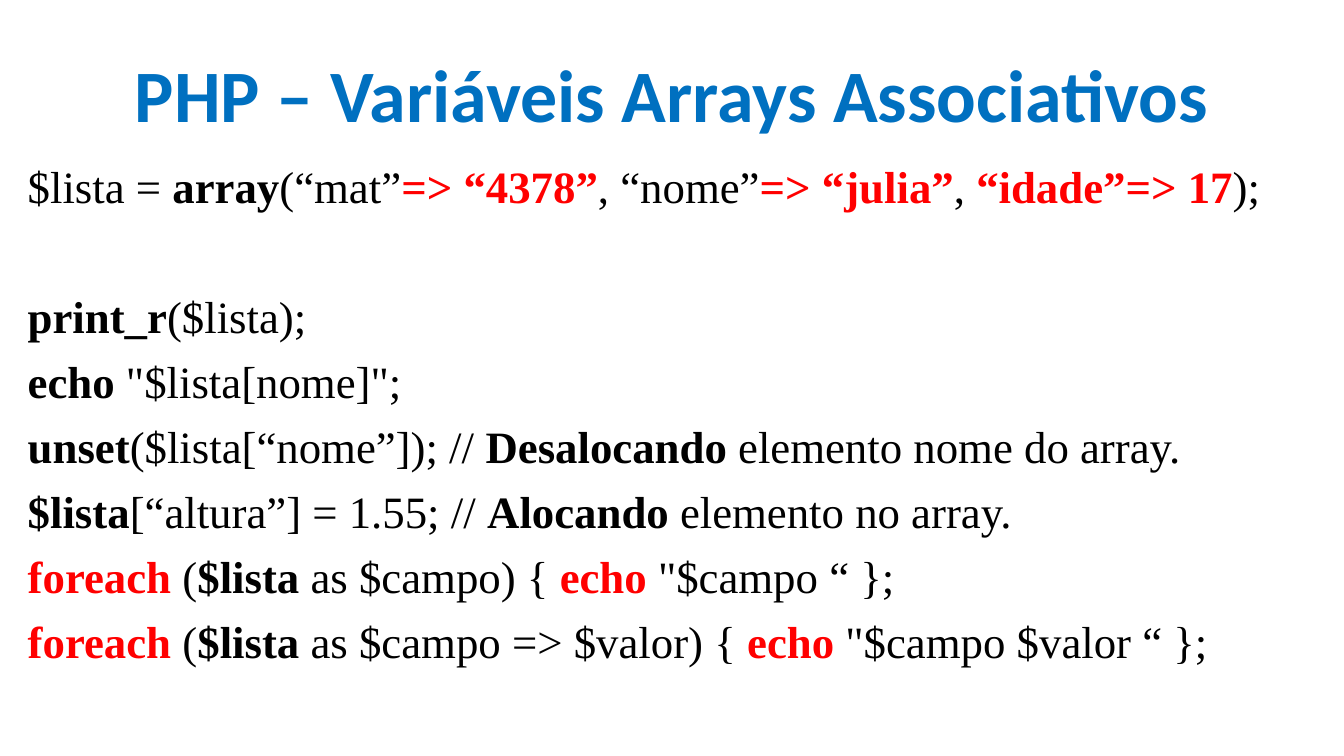
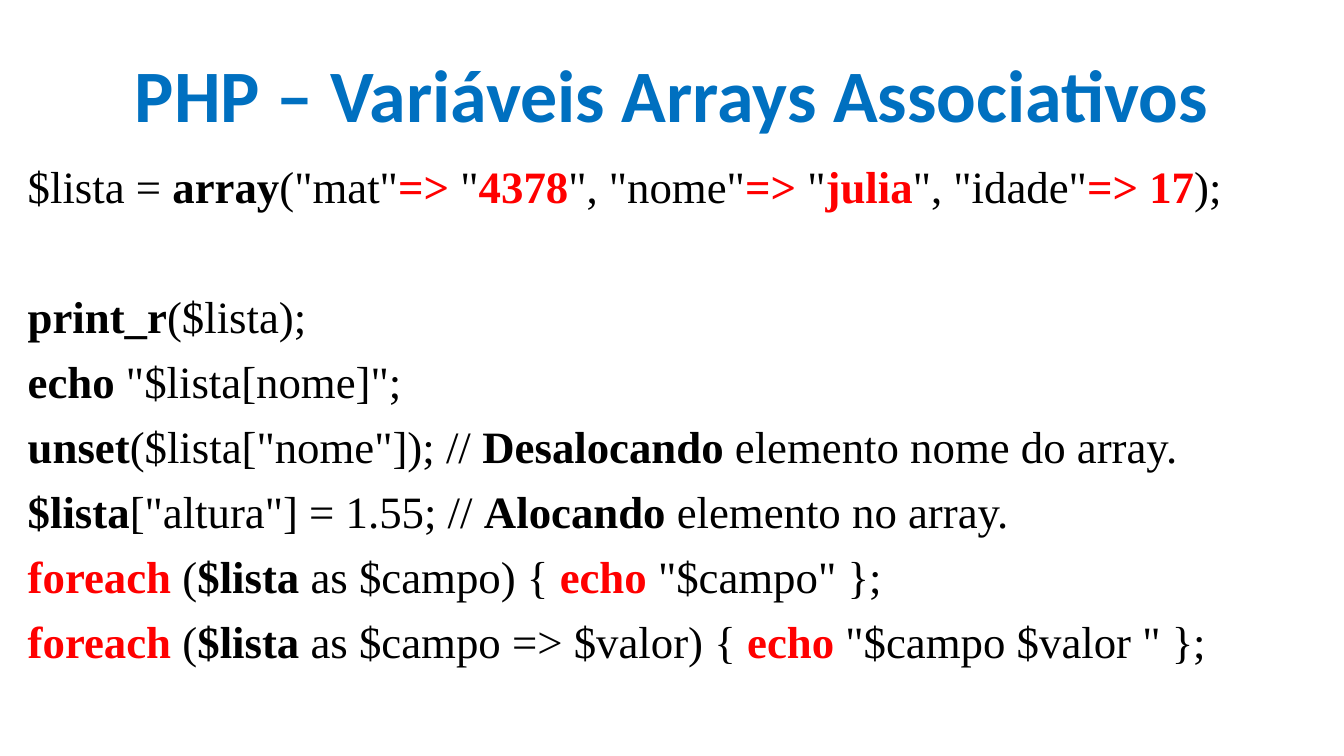
Before and after one commit to CloudEducationBrazil/WydenDesenvolvimentoWebPHP, a slide deck: slide 23 of 01 Classes/Aula 12 e 13 Desenvolvimento Web PHP - PHP.pptx. Drawn at 1344x756 pixels with LibreOffice and Linux fonts; fonts in the diff are those of the drawing; background and template pictures are left out. Boxes give left, top, right and bottom in pixels: in the first picture for what was removed or moved away, otherwise in the second. Text is boxed around its words. In the diff, an @@ line names an element or a change of style, - is before the commit and + after.

```diff
--- a/01 Classes/Aula 12 e 13 Desenvolvimento Web PHP - PHP.pptx
+++ b/01 Classes/Aula 12 e 13 Desenvolvimento Web PHP - PHP.pptx
@@ text at (28,170,1221,213): text changed; bold off @@
-$lista = array(“mat”=> “4378”, “nome”=> “julia”, “idade”=> 17);
+$lista = array("mat"=> "4378", "nome"=> "julia", "idade"=> 17);
@@ text at (28,430,1177,668): text changed @@
-unset($lista[“nome”]); // Desalocando elemento nome do array.
-$lista[“altura”] = 1.55; // Alocando elemento no array.
-foreach ($lista as $campo) { echo "$campo “ };
-foreach ($lista as $campo => $valor) { echo "$campo $valor “ };
+unset($lista["nome"]); // Desalocando elemento nome do array.
+$lista["altura"] = 1.55; // Alocando elemento no array.
+foreach ($lista as $campo) { echo "$campo" };
+foreach ($lista as $campo => $valor) { echo "$campo $valor " };
```
Also in this commit, not shown: 36 other slides changed, 1 other file.
